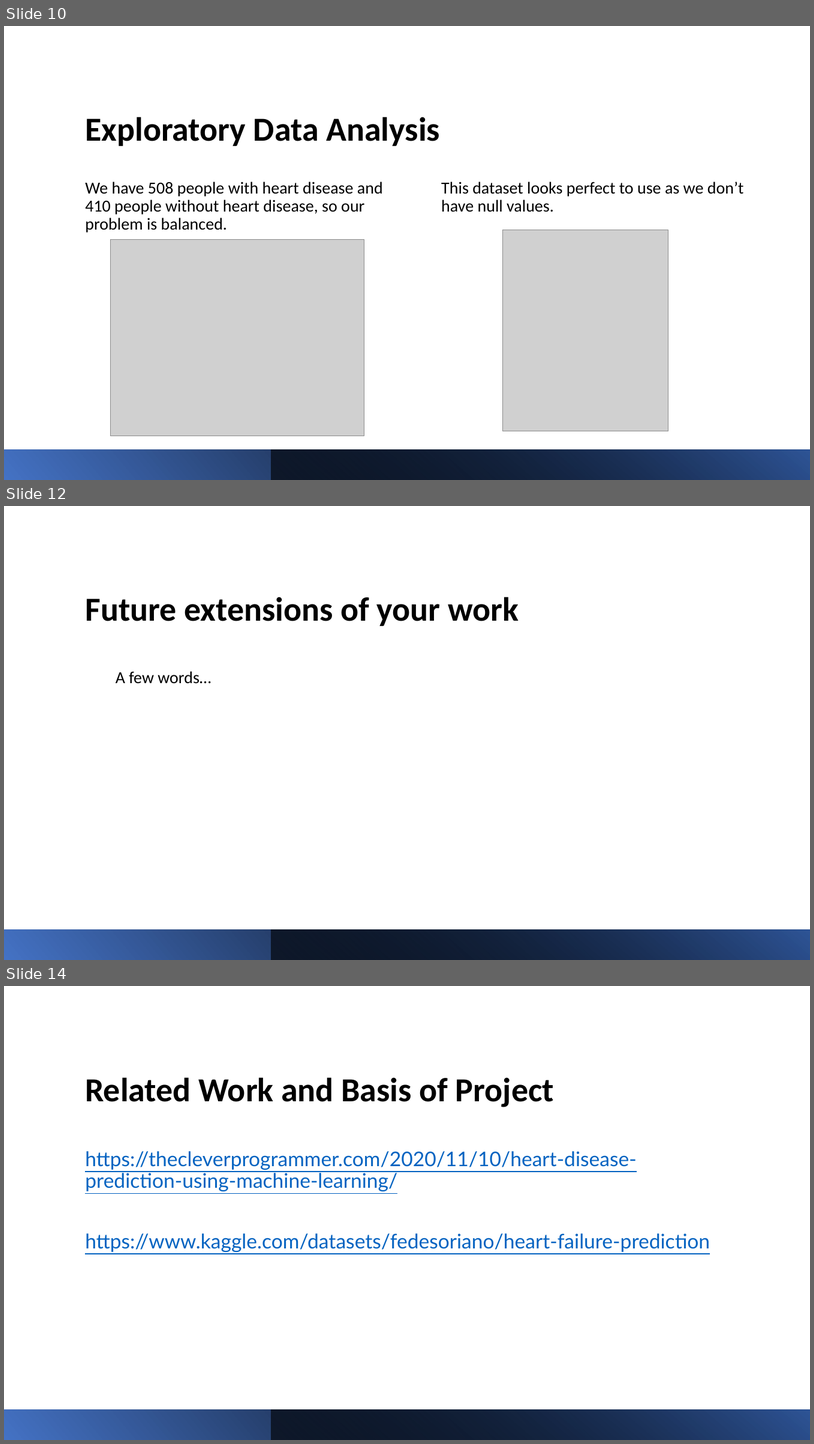
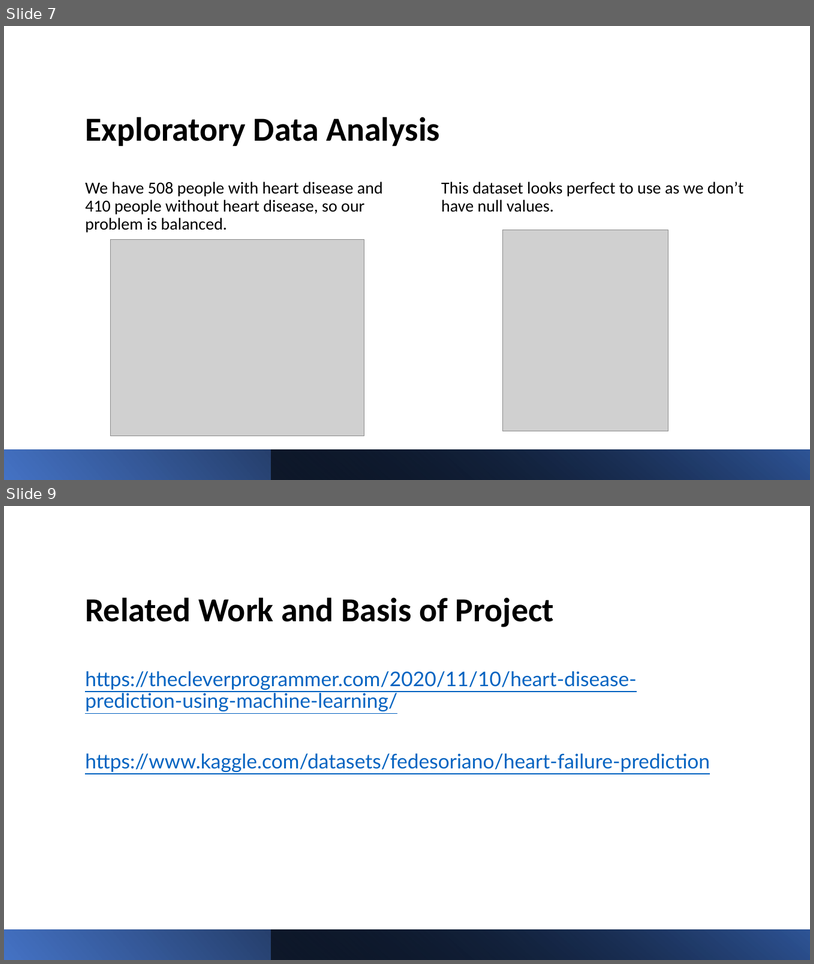
Before and after one commit to harshgit/cs613-final-project, a slide deck: presentation slides/CS613-FinalProject-Presentation.pptx. Shown one above the other, each under a label of ours: slides 10, 12 and 14 before the commit, slides 7 and 9 after it; the slides between them are not shown. The pictures are 814x1444 and 814x964 pixels, drawn with LibreOffice and Linux fonts; fonts in the diff are those of the drawing; grey boxes stand for pictures. Boxes give left, top, right and bottom in pixels: in the first picture for what was removed or moved away, otherwise in the second. Text is boxed around its words. In the diff, an @@ line names an element or a change of style, - is before the commit and + after.

```diff
--- a/presentation slides/CS613-FinalProject-Presentation.pptx
+++ b/presentation slides/CS613-FinalProject-Presentation.pptx
@@ slide 12 removed at (x1=4, y1=506, x2=810, y2=960), background #FFFFFF @@
@@ title removed at (x1=85, y1=597, x2=519, y2=626) @@
-Future extensions of your work
@@ text removed at (x1=116, y1=671, x2=211, y2=684) @@
-  A few words…
@@ rectangle removed at (x1=4, y1=930, x2=810, y2=960) @@
@@ rectangle removed at (x1=272, y1=930, x2=810, y2=960) @@
@@ what was slide 10 is now slide 7 @@
@@ what was slide 14 is now slide 9 @@
```
Also in this commit, not shown: 1 slide changed, 2 other slides removed, 2 other files.
